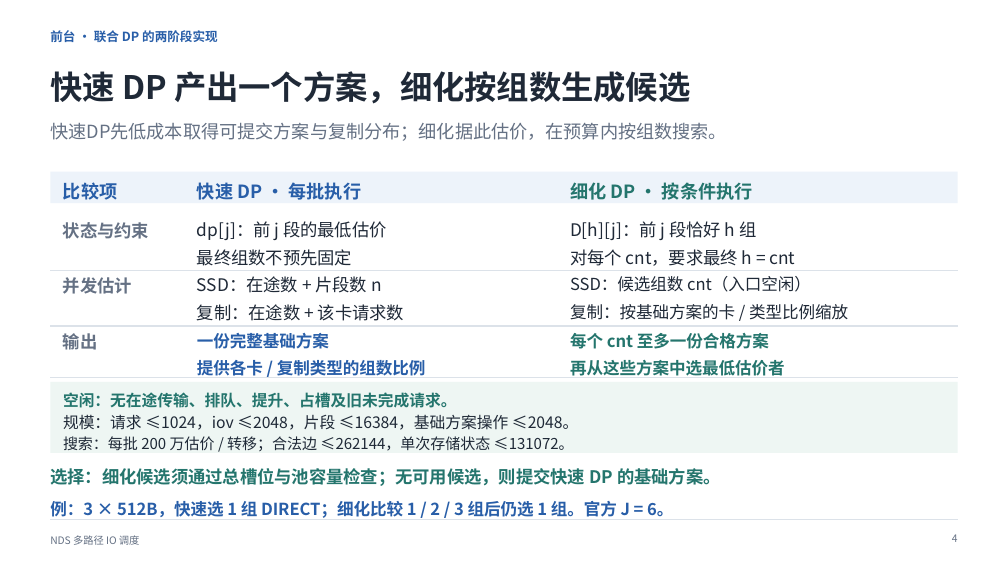
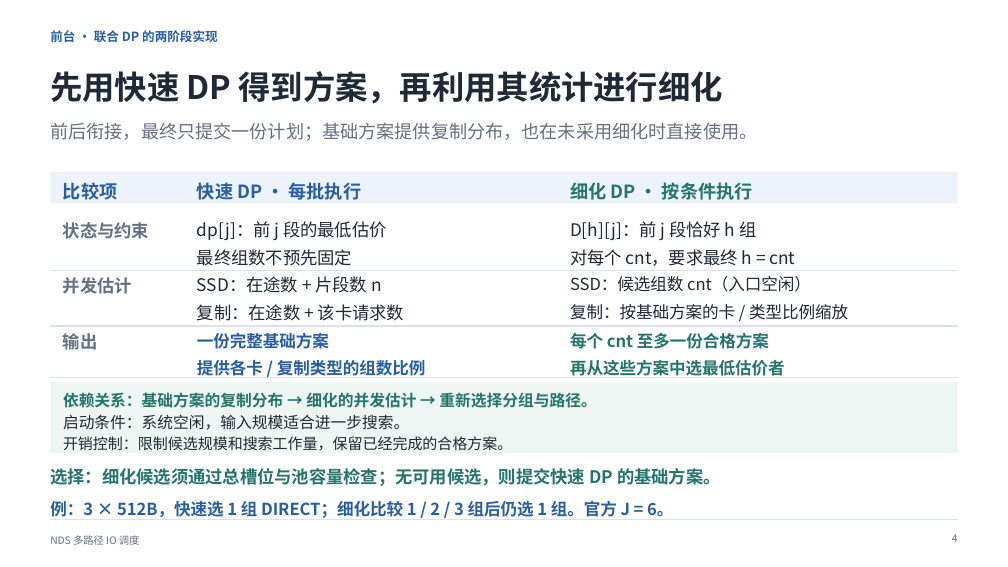
Before and after one commit to dpj135/hackathon, a slide deck: slide 5 of submissions/kaisennhu/07_答辩PPT/答辩介绍.pptx. Drawn at 1008x567 pixels with LibreOffice and Linux fonts; fonts in the diff are those of the drawing. Boxes give left, top, right and bottom in pixels: in the first picture for what was removed or moved away, otherwise in the second. Text is boxed around its words. In the diff, an @@ line names an element or a change of style, - is before the commit and + after.

```diff
--- a/submissions/kaisennhu/07_答辩PPT/答辩介绍.pptx
+++ b/submissions/kaisennhu/07_答辩PPT/答辩介绍.pptx
@@ text at bbox=[50, 71, 723, 104]: text changed @@
-快速 DP 产出一个方案，细化按组数生成候选
+先用快速 DP 得到方案，再利用其统计进行细化
@@ text at bbox=[50, 122, 757, 141]: text changed @@
-快速DP先低成本取得可提交方案与复制分布；细化据此估价，在预算内按组数搜索。
+前后衔接，最终只提交一份计划；基础方案提供复制分布，也在未采用细化时直接使用。
@@ text at bbox=[63, 392, 596, 408]: text changed @@
-空闲：无在途传输、排队、提升、占槽及旧未完成请求。
+依赖关系：基础方案的复制分布 → 细化的并发估计 → 重新选择分组与路径。
@@ text at bbox=[63, 414, 409, 430]: text changed @@
-规模：请求 ≤1024，iov ≤2048，片段 ≤16384，基础方案操作 ≤2048。
+启动条件：系统空闲，输入规模适合进一步搜索。
@@ text at bbox=[63, 436, 512, 451]: text changed @@
-搜索：每批 200 万估价 / 转移；合法边 ≤262144，单次存储状态 ≤131072。
+开销控制：限制候选规模和搜索工作量，保留已经完成的合格方案。
```
Also in this commit, not shown: 2 other slides changed, 2 other files.
